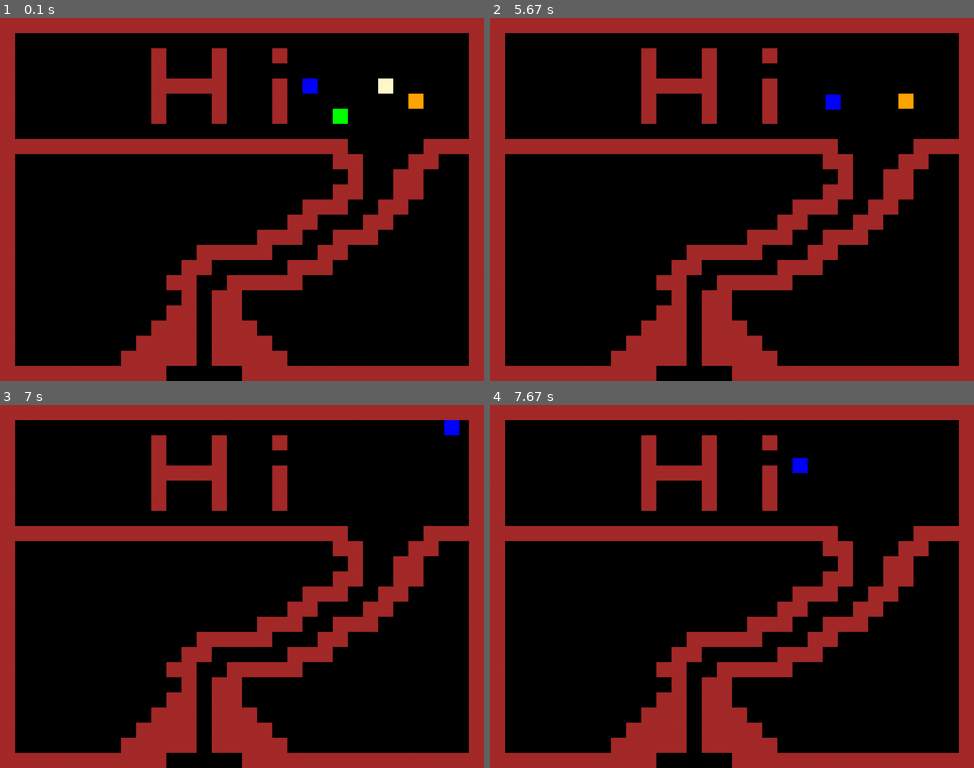
Above: before the commit, frames 1-4 (two rows, left to right).
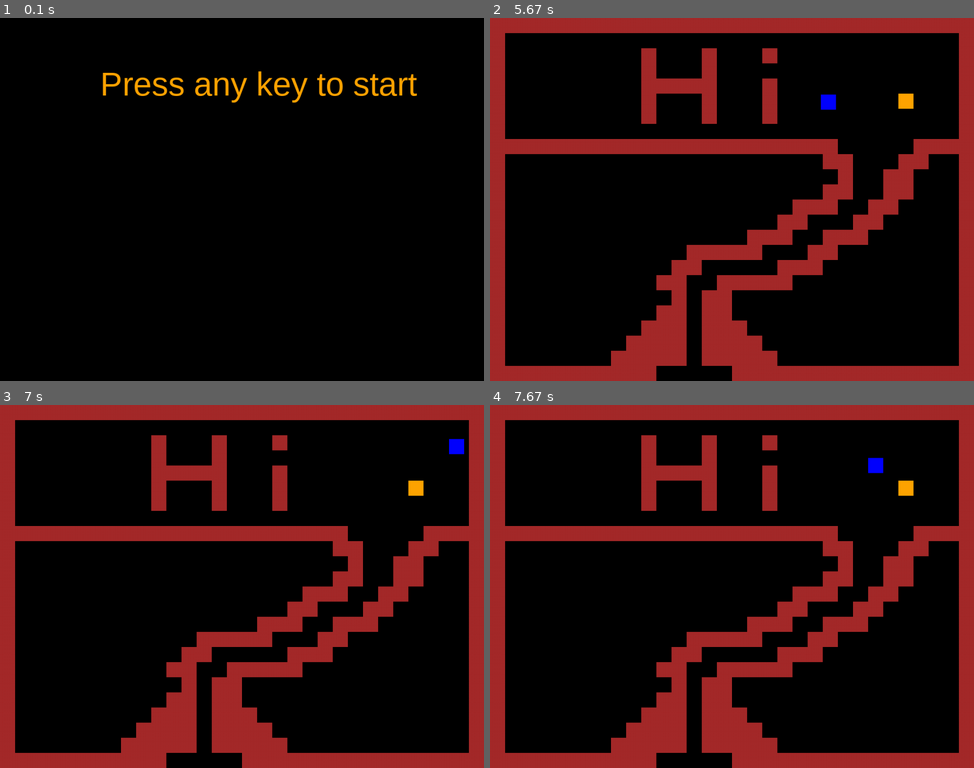
Above: after the commit, the same moments.

Repository: MatthieuOByrne/Matthieu_O-Byrne_PYGAME_game_engine
Game: pygame game, started from main.py
The game is run twice, just before and just after one commit, with the same random seed, the same clock (stepped at 60 frames per second) and the same inputs.
Inputs (mouse positions are in pixels of both pictures, inside the frame that each line leads up to):
- Up to frame 1 (0.1 s): no input
- Up to frame 2 (5.67 s): press the mouse at (712, 214) at 0.37 s; move the mouse to (799, 203) at 0.47 s; release the mouse at (886, 188) at 0.6 s; hold Right 0.67-1.13 s; hold Up 1.17-1.47 s; hold Right 1.5-1.97 s; hold Left 2-2.53 s; hold Down 2.57-2.87 s; hold Left 2.9-3.3 s; hold Up 3.33-3.7 s; hold Right 3.73-4.37 s; hold Down 4.4-4.77 s; hold Left 4.8-5.27 s; tap S at 5.3 s; hold Right from 5.63 s (still down)
- Up to frame 3 (7 s): release Right at 6.1 s; hold Up 6.13-6.43 s; hold Right 6.47-6.93 s; hold Left from 6.97 s (still down)
- Up to frame 4 (7.67 s): release Left at 7.5 s; hold Down from 7.53 s (still down)

The runs differ from the first frame. In frame 1, 30% of the frame differs, in the area x 0-100%, y 0-100%; in frame 2, less than 0.1%; in frame 3, 0.4%; in frame 4, 0.4%.

Commit message:
Start screen

Diff:
--- a/main.py
+++ b/main.py
@@ -57,6 +57,7 @@
         self.all_sprites = pg.sprite.Group()
         self.walls = pg.sprite.Group()
         self.powerup = pg.sprite.Group()
+        self.mobs = pg.sprite.Group()
         for row, tiles in enumerate(self.map_data):
             for col, tile in enumerate(tiles):
                 if tile == '1':
@@ -69,6 +70,8 @@
                     Powerup_Speed(self, col, row)
                 if tile == 's':
                     Powerup_Normal(self, col, row)
+                # if tile == 'm':
+                #     Mob(self,col,row, 400)
 
 
 
@@ -100,6 +103,13 @@
             self.all_sprites.draw(self.screen)
             pg.display.flip()
     #  move it using keycodes
+    def draw_text(self, surface, text, size, color, x, y):
+        font_name = pg.font.match_font('arial')
+        font = pg.font.Font(font_name, size)
+        text_surface = font.render(text, True, color)
+        text_rect = text_surface.get_rect()
+        text_rect.topleft = (x,y)
+        surface.blit(text_surface, text_rect)
     def events(self):
          for event in pg.event.get():
             if event.type == pg.QUIT:
@@ -116,14 +126,31 @@
 #             if event.type == pg.KEYDOWN:
 #                 if event.key == pg.K_DOWN or event.key == pg.K_s:
 #                     self.player1.move(dy=1)
+    def show_start_screen(self):
+        self.screen.fill(BGCOLOR)
+        self.draw_text(self.screen,"Press any key to start", 70, ORANGE, WIDTH/2-300, 100)
+        pg.display.flip()
+        self.wait_for_key_or_click()
 
+    def wait_for_key_or_click(self):
+        waiting = True
+        while waiting:
+            self.clock.tick(FPS)
+            for event in pg.event.get():
+                if event.type == pg.QUIT:
+                    waiting = False
+                    self.quit()
+                if event.type == pg.KEYUP:
+                    waiting = False
+                if event.type == pg.MOUSEBUTTONUP:
+                    waiting = False
 # # Instantiate the game...
 g = Game()
 # use game method run to run
 # g.show_start_screen()
+g.show_start_screen()
 while True:
     # actually run the game
     g.new()
     g.run()
     # g.show_go_screen()
-g.run()
--- a/map.txt
+++ b/map.txt
@@ -1,5 +1,5 @@
 11111111111111111111111111111111
-1..............................1
+1......................m.......1
 1.........1...1...1............1
 1.........1...1................1
 1.........11111...1.p....c.....1
--- a/sprites.py
+++ b/sprites.py
@@ -21,6 +21,7 @@
         self.moneyBag = 0
         self.speed = PLAYER_SPEED
         self.cooldownForSpeed = None
+        self.health = 100
 
     def get_keys(self):
         self.vx, self.vy = 0, 0
@@ -66,11 +67,11 @@
             if str(hits[0].__class__.__name__) == "Coin":
                 self.moneyBag += 1
             if str(hits[0].__class__.__name__) == "Powerup_Speed":
-                self.cooldownForSpeed = Cooldown(5000)
-                self.cooldownForSpeed.start()
-            if str(hits[0].__class__.__name__) == "Powerup_Normal":
                 self.speed = PLAYER_SPEED
-
+            if str(hits[0].__class__.__name__) == "mob":
+                print("I collided with mob")
+                self.image.fill(GREEN)
+                self.health -= 10
     # update the player
 
     def update(self):
@@ -83,13 +84,6 @@
         self.rect.y = self.y
         self.collide_with_walls('y')
         self.collide_with_group(self.game.powerup, True)
-        if self.cooldownForSpeed:
-            self.cooldownForSpeed.update()
-            print(self.cooldownForSpeed.check())
-            if self.cooldownForSpeed.check() == True:
-                self.speed = PLAYER_SPEED
-            else:
-                self.speed = FAST_SPEED
         # add colision later
 
 
@@ -151,19 +145,25 @@
         self.rect.x = x * TILESIZE
         self.rect.y = y * TILESIZE
 
-class Cooldown:
-    def __init__(self, cooldown_time):
-        self.cooldown_time = cooldown_time
-        self.last_used_time = 0
-
-    def start(self):
-        self.last_used_time = 0
-
-    def check(self):
-        return self.last_used_time >= self.cooldown_time
-
-    def reset(self):
-        self.last_used_time = 0
-
-    def update(self):
-        self.last_used_time += 0.1
+# class Mob(pg.sprite.Sprite):
+#     def __init__(self, game, x, y, speed):
+#         # add powerup groups later....
+#         self.groups = game.all_sprites, game.mobs
+#         pg.sprite.Sprite.__init__(self, self.groups)
+#         self.game = game
+#         self.image = pg.Surface((TILESIZE, TILESIZE))
+#         self.image.fill(LIGHTGREY)
+#         self.rect = self.image.get_rect()
+#         self.x = x
+#         self.y = y
+#         self.rect.x = x * TILESIZE
+#         self.rect.y = y * TILESIZE
+#         self.speed=speed
+#     def update(self):
+#         self.rect.x += 1
+#         self.rect.x += TILESIZE * self.speed
+#         self.rect.y += TILESIZE * self.speed
+#         if self.rect.x > WIDTH or self.rect.x < 0:
+#             self.speed *= -1
+#         if self.rect.y > HEIGHT or self.rect.y < 0:
+#              self.speed *= -1
